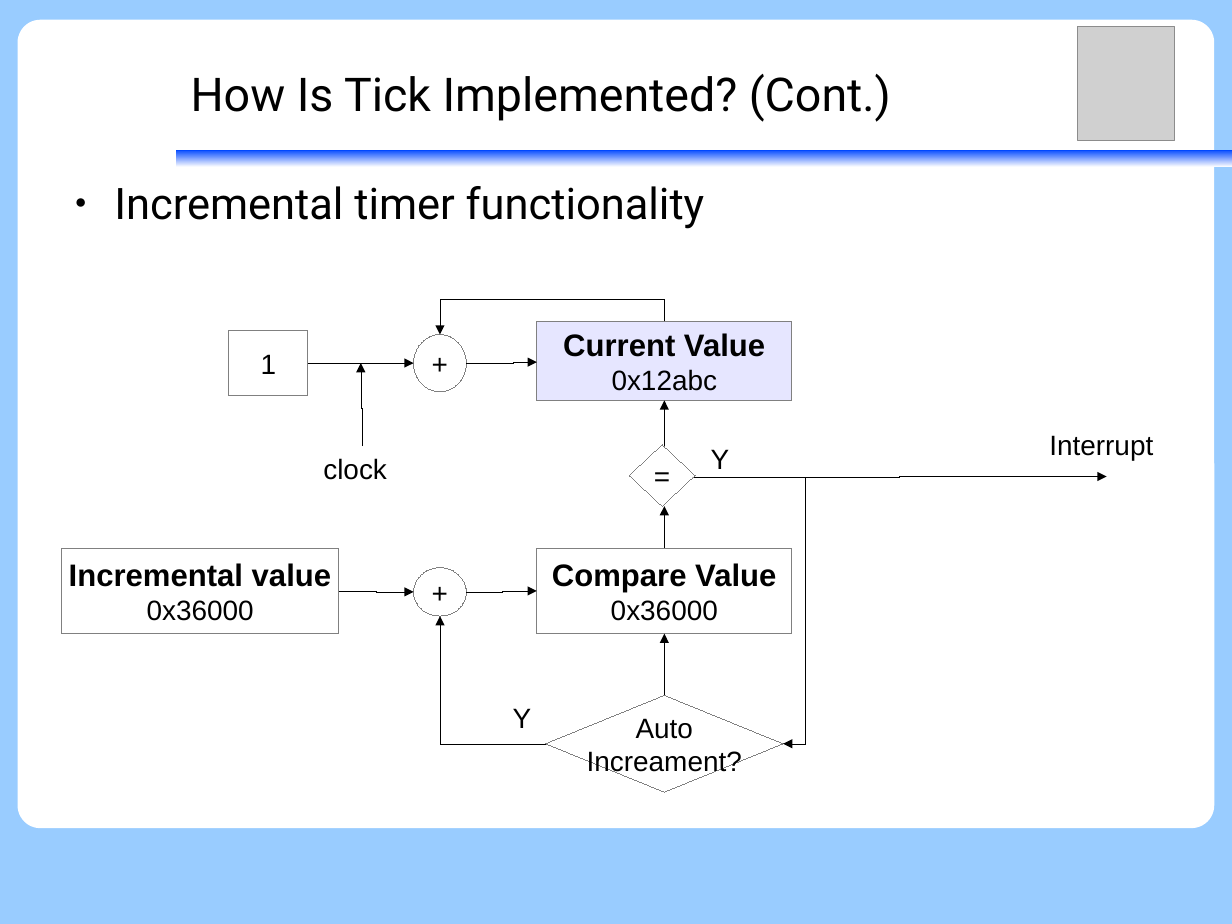
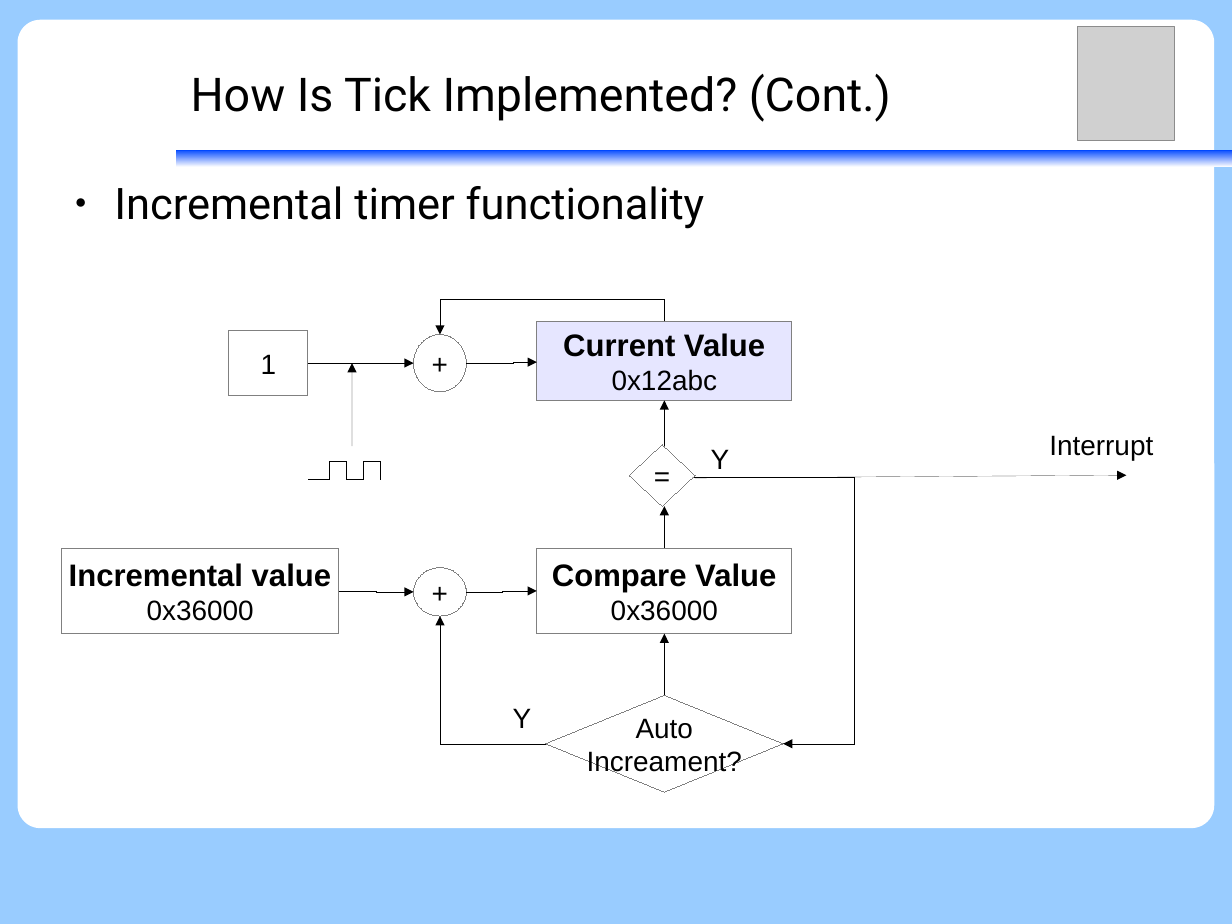
Before and after one commit to vh21/documents, a slide deck: slide 10 of ukernel/f9-microkernel-ktimer.odp. Drawn at 1232x924 pixels with LibreOffice and Linux fonts; fonts in the diff are those of the drawing; grey boxes stand for pictures. Boxes give left, top, right and bottom in pixels: in the first picture for what was removed or moved away, otherwise in the second. Text is boxed around its words. In the diff, an @@ line names an element or a change of style, - is before the commit and + after.

```diff
--- a/ukernel/f9-microkernel-ktimer.odp
+++ b/ukernel/f9-microkernel-ktimer.odp
@@ elbow arrow moved from (362, 446) - (361, 363) to (352, 446) - (352, 363) @@
@@ elbow arrow (352, 446) - (352, 363): elbow arrow to arrow @@
@@ freeform shape added at (309,462,381,480), outline #000000 0 pt @@
@@ text removed at (323,458,387,480) @@
-clock
@@ elbow arrow (691, 477) - (784, 743): route changed @@
@@ elbow arrow moved from (691, 477) - (1107, 476) to (695, 478) - (1127, 475) @@
@@ elbow arrow (695, 478) - (1127, 475): elbow arrow to arrow @@
```
Also in this commit, not shown: 14 other slides changed, 5 slides added.
